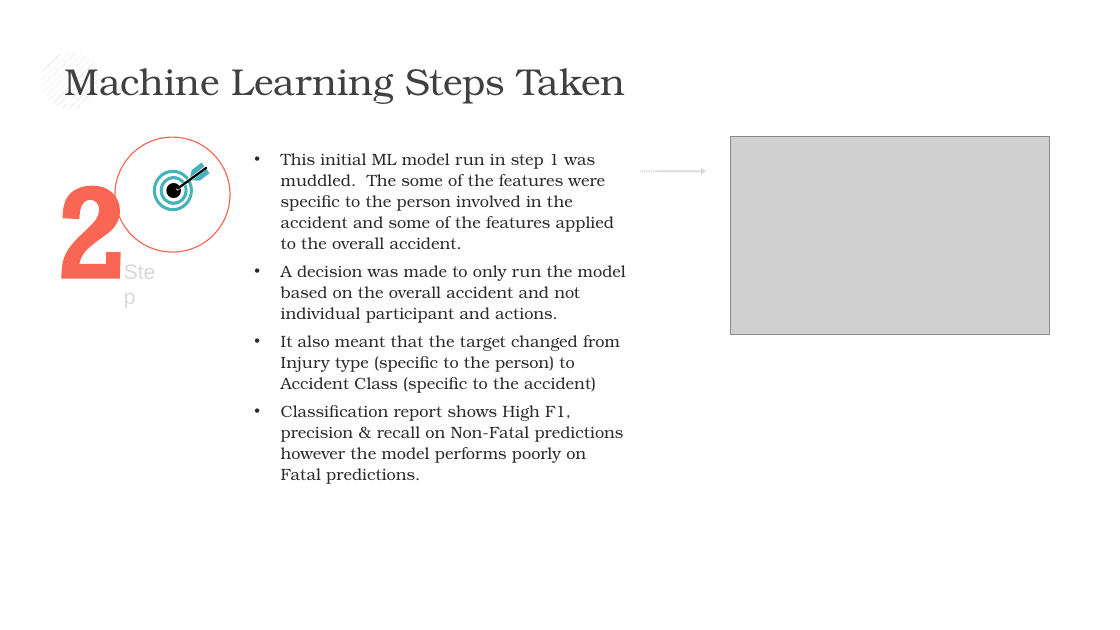
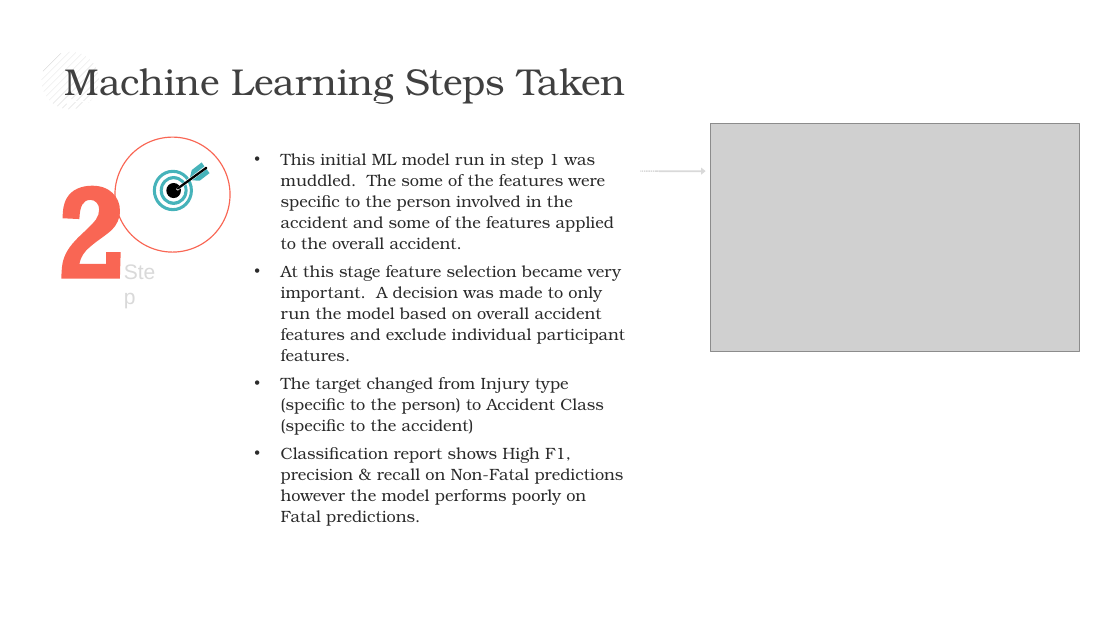
Before and after one commit to barharding/Crash-Detectives, a slide deck: slide 6 of ML Notebooks/ML_Steps_and_Outcomes_v1.pptx (slide 4 before the commit). Drawn at 1120x630 pixels with LibreOffice and Linux fonts; fonts in the diff are those of the drawing; grey boxes stand for pictures. Boxes give left, top, right and bottom in pixels: in the first picture for what was removed or moved away, otherwise in the second. Text is boxed around its words. In the diff, an @@ line names an element or a change of style, - is before the commit and + after.

```diff
--- a/ML Notebooks/ML_Steps_and_Outcomes_v1.pptx
+++ b/ML Notebooks/ML_Steps_and_Outcomes_v1.pptx
@@ picture resized from (x1=730, y1=136, x2=1050, y2=334) to (x1=711, y1=124, x2=1080, y2=352) @@
@@ text at (x1=281, y1=265, x2=626, y2=435): text changed @@
-• A decision was made to only run the model based on the overall accident and not individual participant and actions.
-• It also meant that the target changed from Injury type (specific to the person) to Accident Class (specific to the accident)
+• At this stage feature selection became very important. A decision was made to only run the model based on overall accident features and exclude individual participant features.
+• The target changed from Injury type (specific to the person) to Accident Class (specific to the accident)
```
Also in this commit, not shown: 5 other slides changed, 3 slides added, 2 other files.
